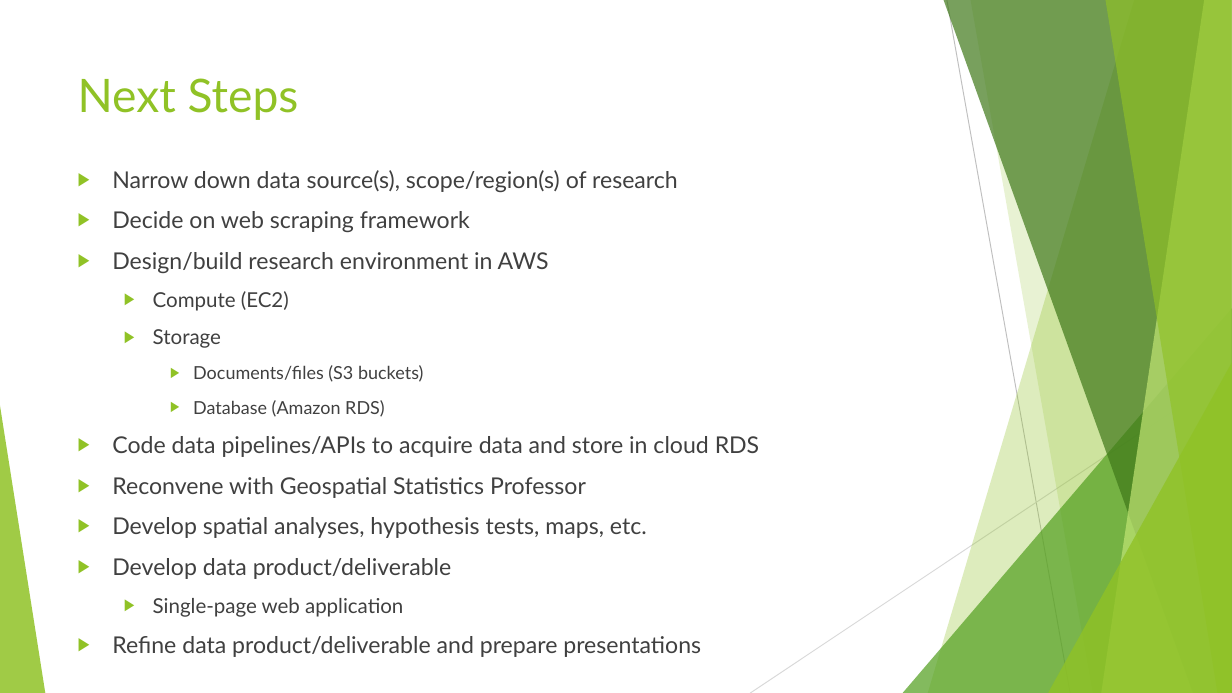
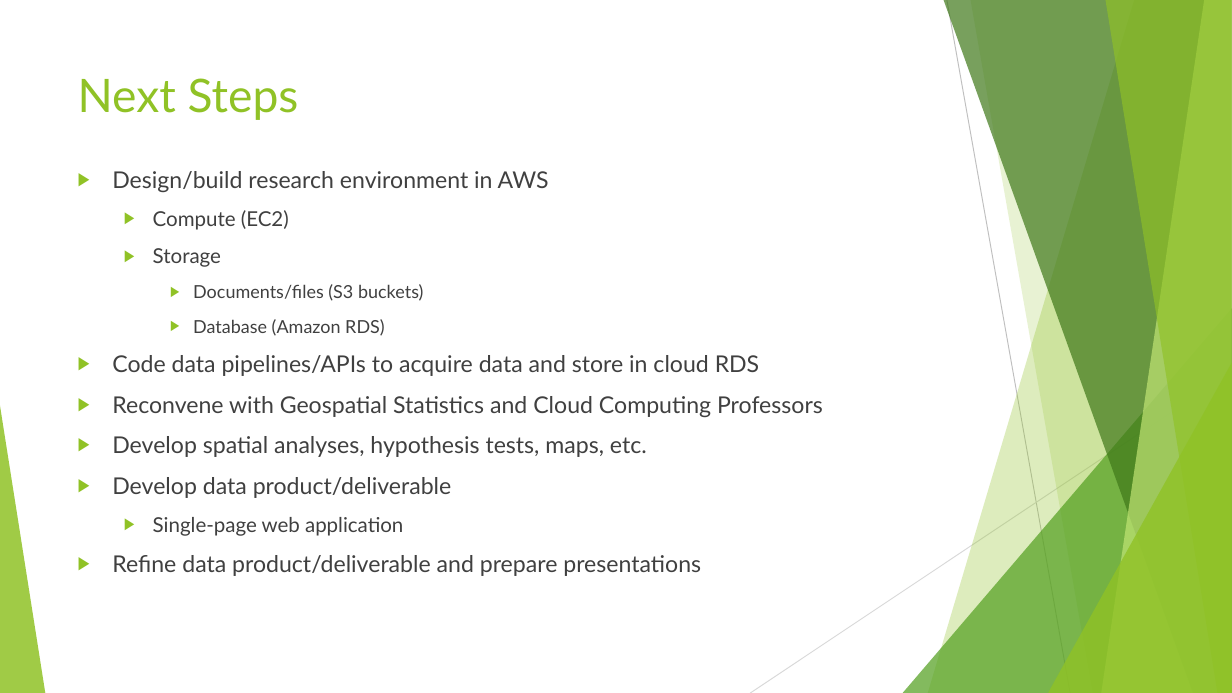
Before and after one commit to NelsonFoster/Data-Science-Capstone, a slide deck: slide 10 of Documentation/MidtermPresentation07182019.pptx (slide 6 before the commit). Drawn at 1232x693 pixels with LibreOffice and Linux fonts; fonts in the diff are those of the drawing. Boxes give left, top, right and bottom in pixels: in the first picture for what was removed or moved away, otherwise in the second. Text is boxed around its words. In the diff, an @@ line names an element or a change of style, - is before the commit and + after.

```diff
--- a/Documentation/MidtermPresentation07182019.pptx
+++ b/Documentation/MidtermPresentation07182019.pptx
@@ text at box(112, 170, 678, 232): paragraphs removed @@
-▶ Narrow down data source(s), scope/region(s) of research
-▶ Decide on web scraping framework
@@ text at box(112, 396, 823, 417): text changed @@
-▶ Reconvene with Geospatial Statistics Professor
+▶ Reconvene with Geospatial Statistics and Cloud Computing Professors
```
Also in this commit, not shown: 3 other slides changed, 6 slides added, 2 slides removed, 5 other files.
